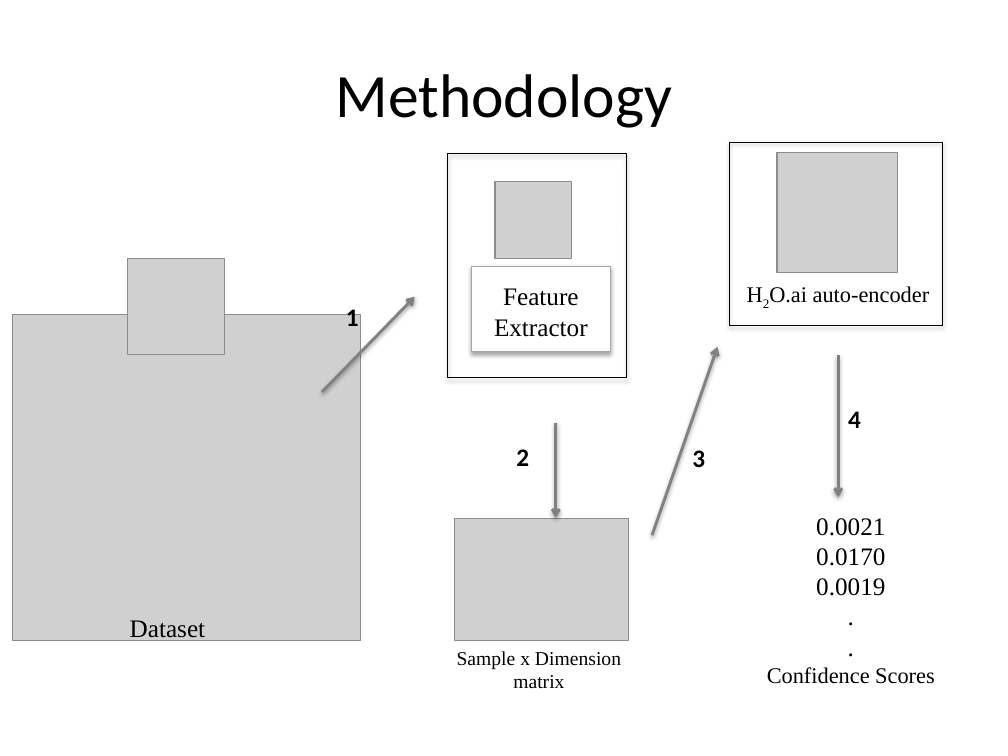
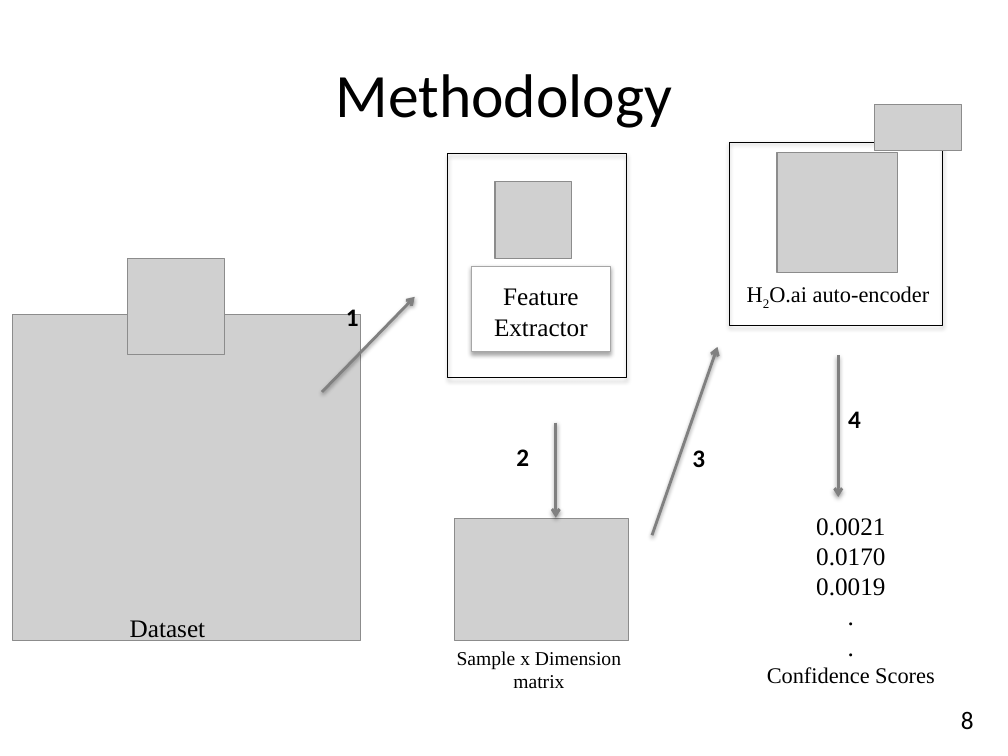
Before and after one commit to peterschrott/axa-driver-telematics, a slide deck: slide 9 of report/02-presentation/presentation.pptx (slide 8 before the commit). Drawn at 1008x756 pixels with LibreOffice and Linux fonts; fonts in the diff are those of the drawing; grey boxes stand for pictures. Boxes give left, top, right and bottom in pixels: in the first picture for what was removed or moved away, otherwise in the second. Text is boxed around its words. In the diff, an @@ line names an element or a change of style, - is before the commit and + after.

```diff
--- a/report/02-presentation/presentation.pptx
+++ b/report/02-presentation/presentation.pptx
@@ picture added at box(875, 105, 962, 150) @@
@@ text added at box(961, 711, 974, 730), 18 pt, text #000000 @@
+8
```
Also in this commit, not shown: 15 other slides changed, 3 slides added, 2 other files.
